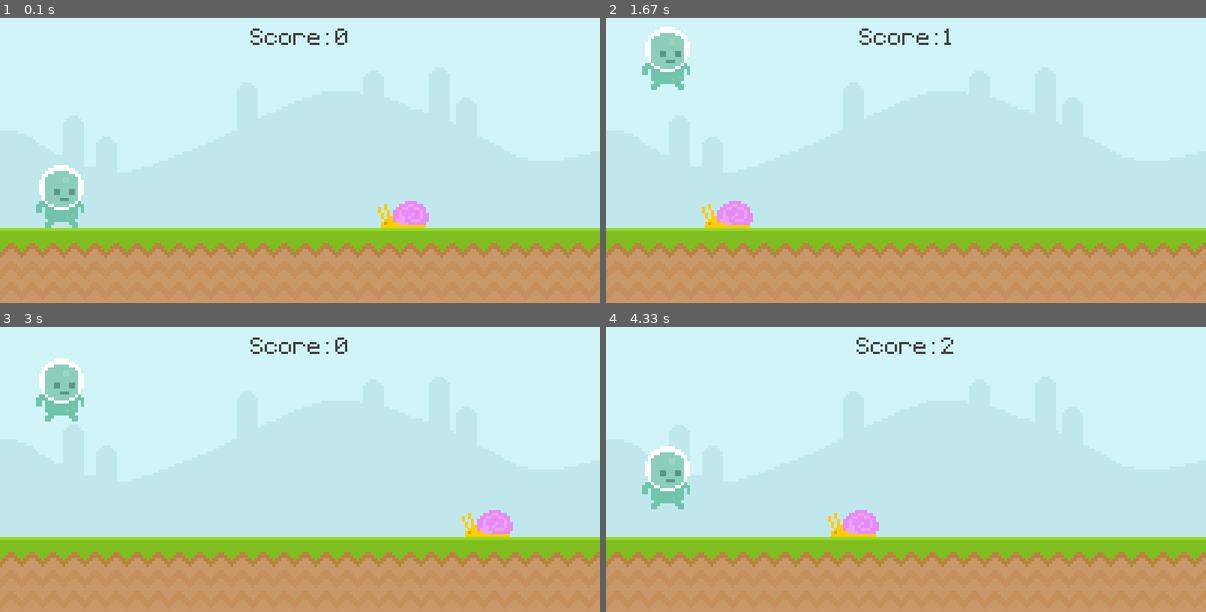
Above: before the commit, frames 1-4 (two rows, left to right).
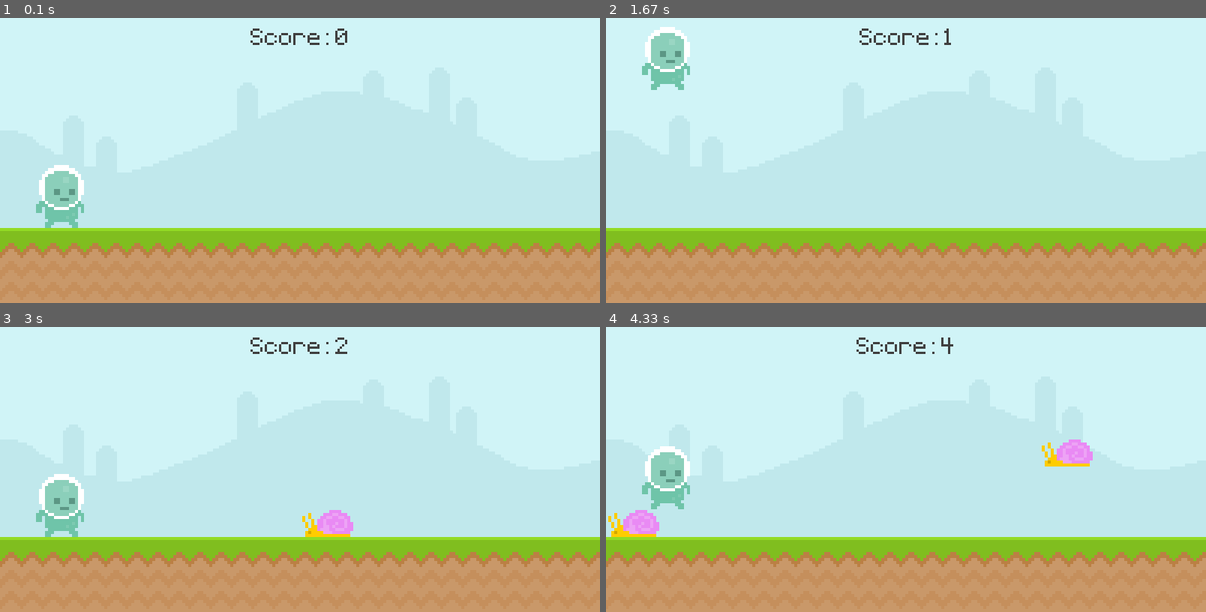
Above: after the commit, the same moments.

Repository: Ram-Einstein42/Pygame-introduction
Game: pygame game, started from main.py
The game is run twice, just before and just after one commit, with the same random seed, the same clock (stepped at 60 frames per second) and the same inputs.
Inputs (mouse positions are in pixels of both pictures, inside the frame that each line leads up to):
- Up to frame 1 (0.1 s): no input
- Up to frame 2 (1.67 s): tap Space at 0.33, 1.4 s; click (906, 171) at 0.72 s; click (720, 109) at 1.05 s
- Up to frame 3 (3 s): tap Space at 1.7, 2.23, 2.53 s; click (528, 574) at 2.72 s
- Up to frame 4 (4.33 s): click (822, 401) at 3.05 s; tap Space at 3.4, 3.7, 4.3 s; click (714, 492) at 3.95 s

The runs differ from the first frame. In frame 1, 0.6% of the frame differs, in the area x 63-72%, y 64-74%; in frame 2, 0.6%; in frame 3, 3.9%, in the area x 6-86%, y 5-74%; in frame 4, 1.8%.

Commit message:
working on it

Diff:
--- a/main.py
+++ b/main.py
@@ -1,6 +1,6 @@
 import pygame
 from sys import exit
-
+from random import randint
 def display_score():
     current_time = int(pygame.time.get_ticks() / 1000) - start_time
     score_surf = test_font.render(f"Score: {current_time}",False, (64,64,64))
@@ -8,6 +8,15 @@
     screen.blit(score_surf,score_rect)
     return current_time
 
+def obstacle_movement(obstacle_list):
+    if obstacle_list:
+        for obstacles_rect in obstacle_list:
+            obstacles_rect.x -= 5
+
+            screen.blit(snail_surface, obstacles_rect)
+        obstacle_list = [obstacle for obstacle in obstacle_list if obstacle.x > 0 - 100 ]
+        return obstacle_list
+    else: return []
 pygame.init()
 screen = pygame.display.set_mode((800, 400)) # Screen setup
 pygame.display.set_caption('Runner')
@@ -16,13 +25,20 @@
 game_active = True
 start_time = 0
 score = 0
+
 sky_surface = pygame.image.load('graphics/Sky.png')
 ground_surface = pygame.image.load('graphics/ground.png')
 # score_surf = test_font.render('My game', False, (64,64,64))
 # score_rect = score_surf.get_rect(center=(400,50))
+
+#obstacles
 snail_surface = pygame.image.load('graphics/snail/snail1.png').convert_alpha()
-snail_rect = snail_surface.get_rect(bottomright=(600,300))
+
+fly_surf = pygame.image.load('graphics/fly/fly1.png').convert_alpha()
+obstacle_rec_list = []
+
 snail_x_pos = 600
+
 player_surf = pygame.image.load('graphics/player/player_walk_1.png').convert_alpha()
 player_rect = player_surf.get_rect(midbottom =(80,300))
 player_gravity = 0
@@ -37,6 +53,11 @@
 
 game_message = test_font.render('Press space to run', False, (111,196,169))
 game_message_rect = game_message.get_rect(center=(400,320))
+
+
+# Timer
+obstacle_timer = pygame.USEREVENT + 1
+pygame.time.set_timer(obstacle_timer, 1500)
 
 while True:
     for event in pygame.event.get():
@@ -55,8 +76,14 @@
         else:
             if event.type == pygame.KEYDOWN and event.key == pygame.K_SPACE:
                 game_active = True
-                snail_rect.left = 800
                 start_time = int(pygame.time.get_ticks() / 1000)
+        if event.type == obstacle_timer and game_active:
+            if randint(0, 2):
+                obstacle_rec_list.append(snail_surface.get_rect(bottomright=(randint(900, 1100), 300)))
+            else:
+                obstacle_rec_list.append(fly_surf.get_rect(bottomright=(randint(900, 1100), 210)))
+
+
     if game_active:
         screen.blit(sky_surface,(0,0))
         screen.blit(ground_surface,(0,300))
@@ -65,10 +92,10 @@
 
         # screen.blit(score_surf,score_rect)
         score = display_score()
-        snail_rect.x -= 4
-        if snail_rect.right <= 0:
-            snail_rect.left = 800
-        screen.blit(snail_surface, snail_rect)
+        # snail_rect.x -= 4
+        # if snail_rect.right <= 0:
+        #     snail_rect.left = 800
+        # screen.blit(snail_surface, snail_rect)
         # Player
         player_gravity += 1
         player_rect.y += player_gravity
@@ -76,9 +103,10 @@
             player_rect.bottom = 300
         screen.blit(player_surf, player_rect)
 
+        #obstacle movement
+        obstacle_rec_list = obstacle_movement(obstacle_rec_list)
         # Collision
-        if snail_rect.colliderect(player_rect):
-            game_active = False
+
     else:
         screen.fill((94,129,162))
         screen.blit(player_stand, player_stand_rect)
